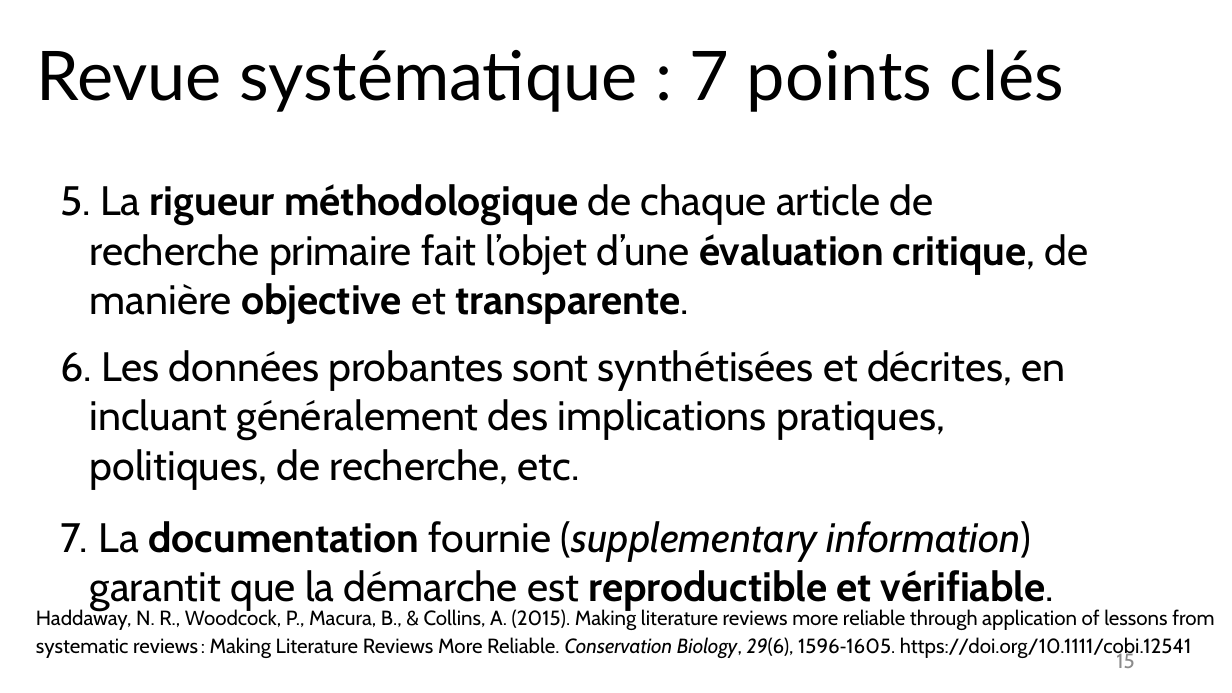
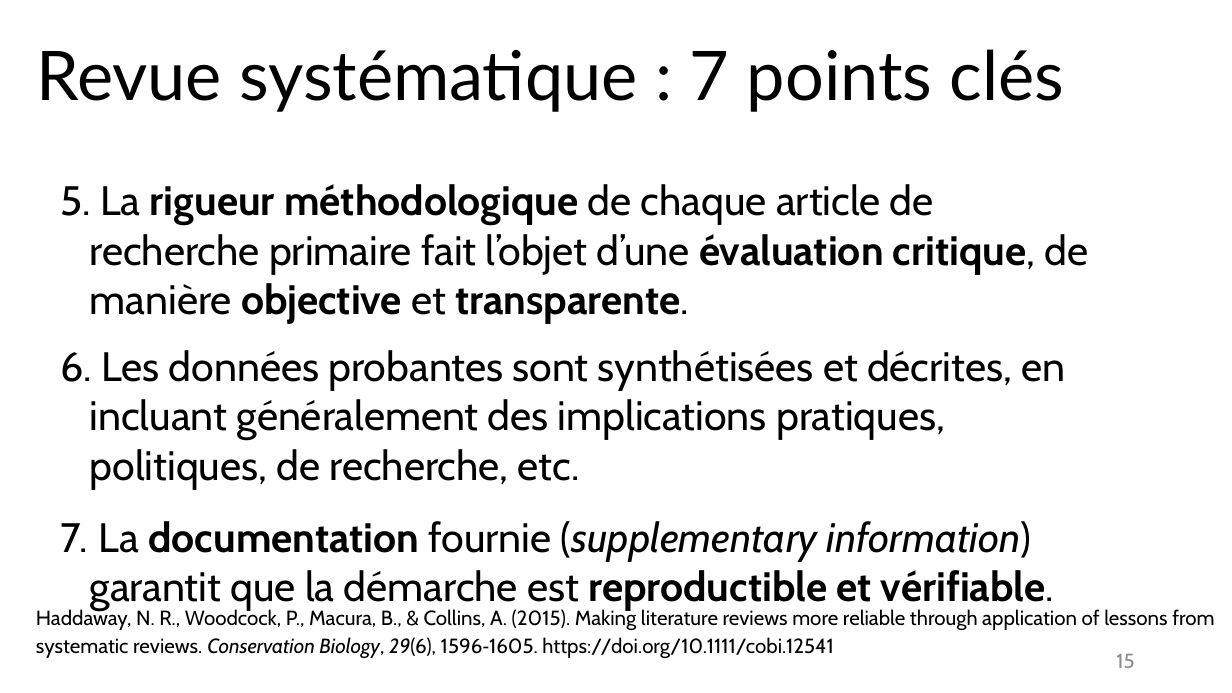
Before and after one commit to fflamerie/intro_revlit, a slide deck: slide 15 of docs/Intro_RevLit.odp. Drawn at 1232x693 pixels with LibreOffice and Linux fonts; fonts in the diff are those of the drawing. Boxes give left, top, right and bottom in pixels: in the first picture for what was removed or moved away, otherwise in the second. Text is boxed around its words. In the diff, an @@ line names an element or a change of style, - is before the commit and + after.

```diff
--- a/docs/Intro_RevLit.odp
+++ b/docs/Intro_RevLit.odp
@@ text at (36, 607, 1214, 658): text changed @@
-Haddaway, N. R., Woodcock, P., Macura, B., & Collins, A. (2015). Making literature reviews more reliable through application of lessons from systematic reviews : Making Literature Reviews More Reliable. Conservation Biology, 29(6), 1596‑1605. https://doi.org/10.1111/cobi.12541
+Haddaway, N. R., Woodcock, P., Macura, B., & Collins, A. (2015). Making literature reviews more reliable through application of lessons from systematic reviews. Conservation Biology, 29(6), 1596‑1605. https://doi.org/10.1111/cobi.12541
```
Also in this commit, not shown: 4 other slides changed, 4 other files.
